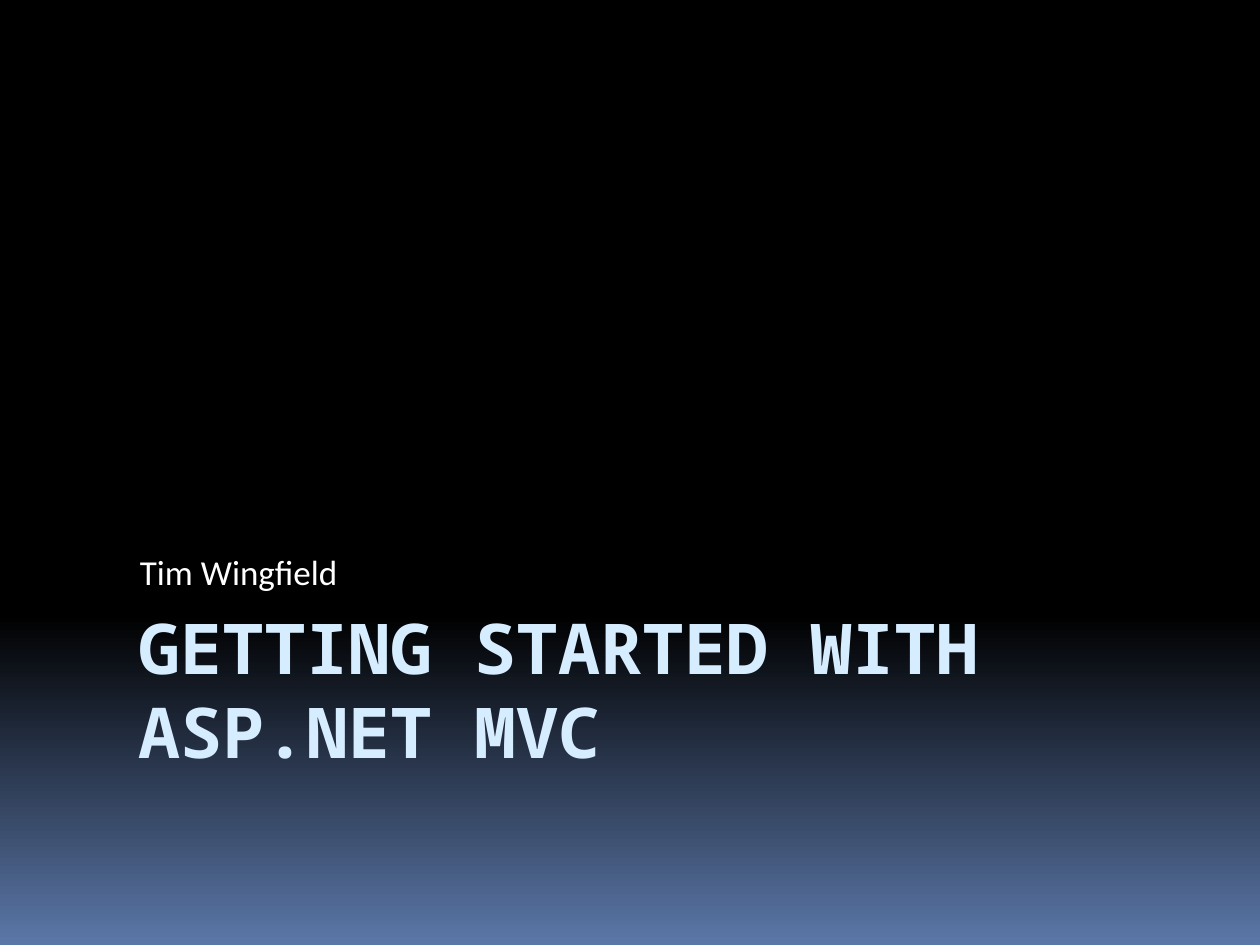
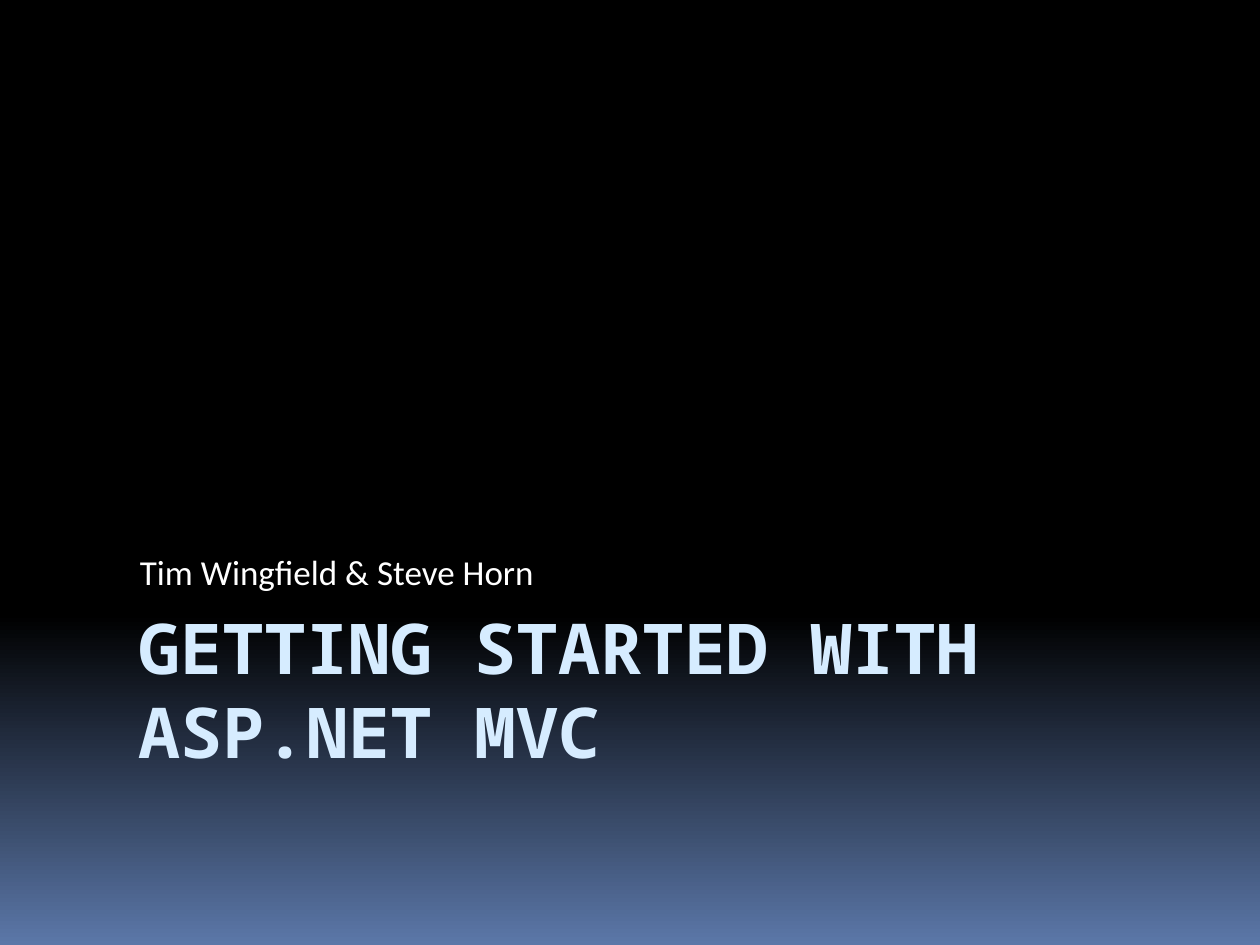
Before and after one commit to stevenharman/codeincubator, a slide deck: slide 1 of Samples/timwingfield/Getting-Started-With-MVC/Getting Started with MVC.pptx. Drawn at 1260x945 pixels with LibreOffice and Linux fonts; fonts in the diff are those of the drawing. Boxes give left, top, right and bottom in pixels: in the first picture for what was removed or moved away, otherwise in the second. Text is boxed around its words. In the diff, an @@ line names an element or a change of style, - is before the commit and + after.

```diff
--- a/Samples/timwingfield/Getting-Started-With-MVC/Getting Started with MVC.pptx
+++ b/Samples/timwingfield/Getting-Started-With-MVC/Getting Started with MVC.pptx
@@ subtitle at (140,560,534,591): text changed @@
-Tim Wingfield
+Tim Wingfield & Steve Horn
```
Also in this commit, not shown: 1 other slide changed, 1 slide added.
